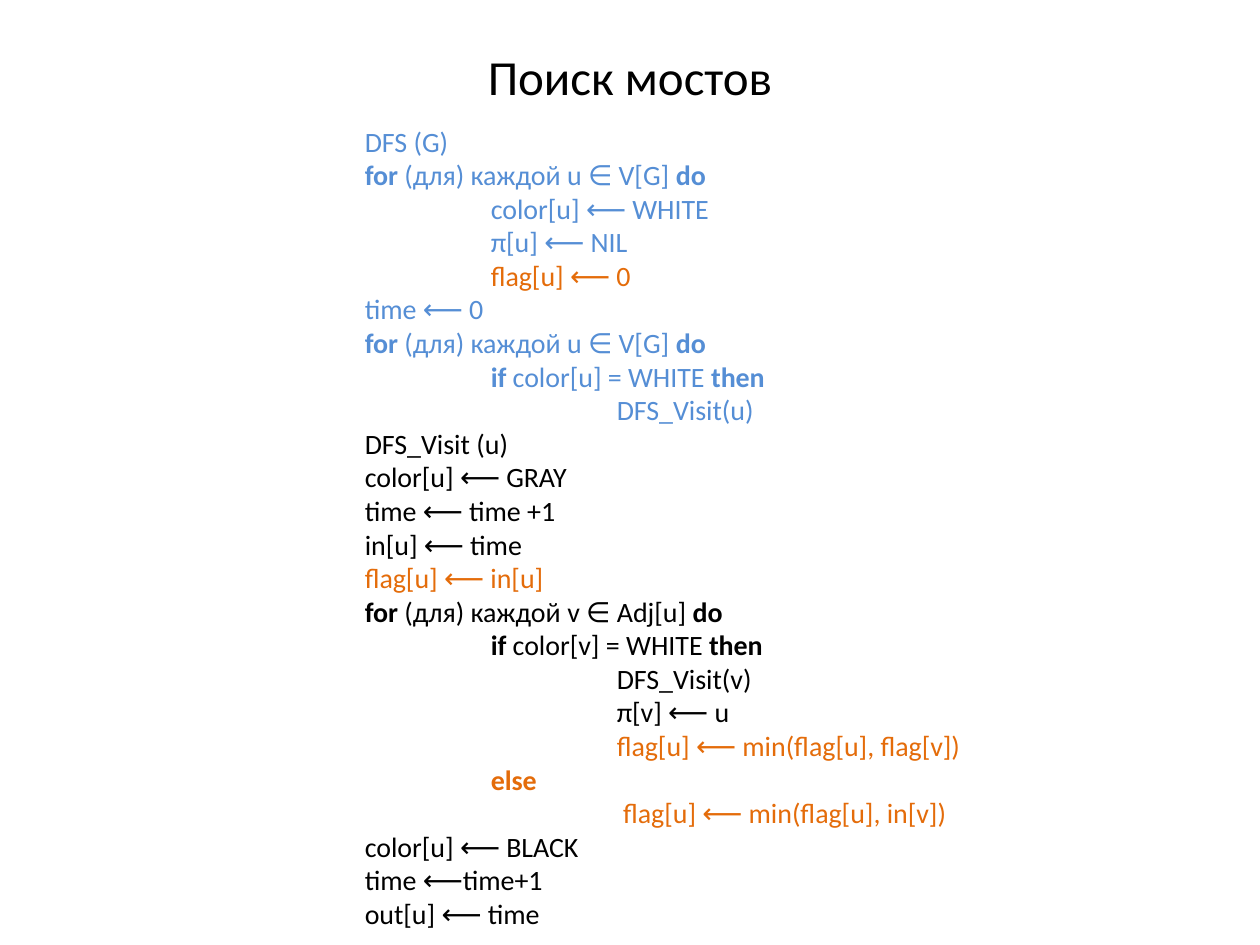
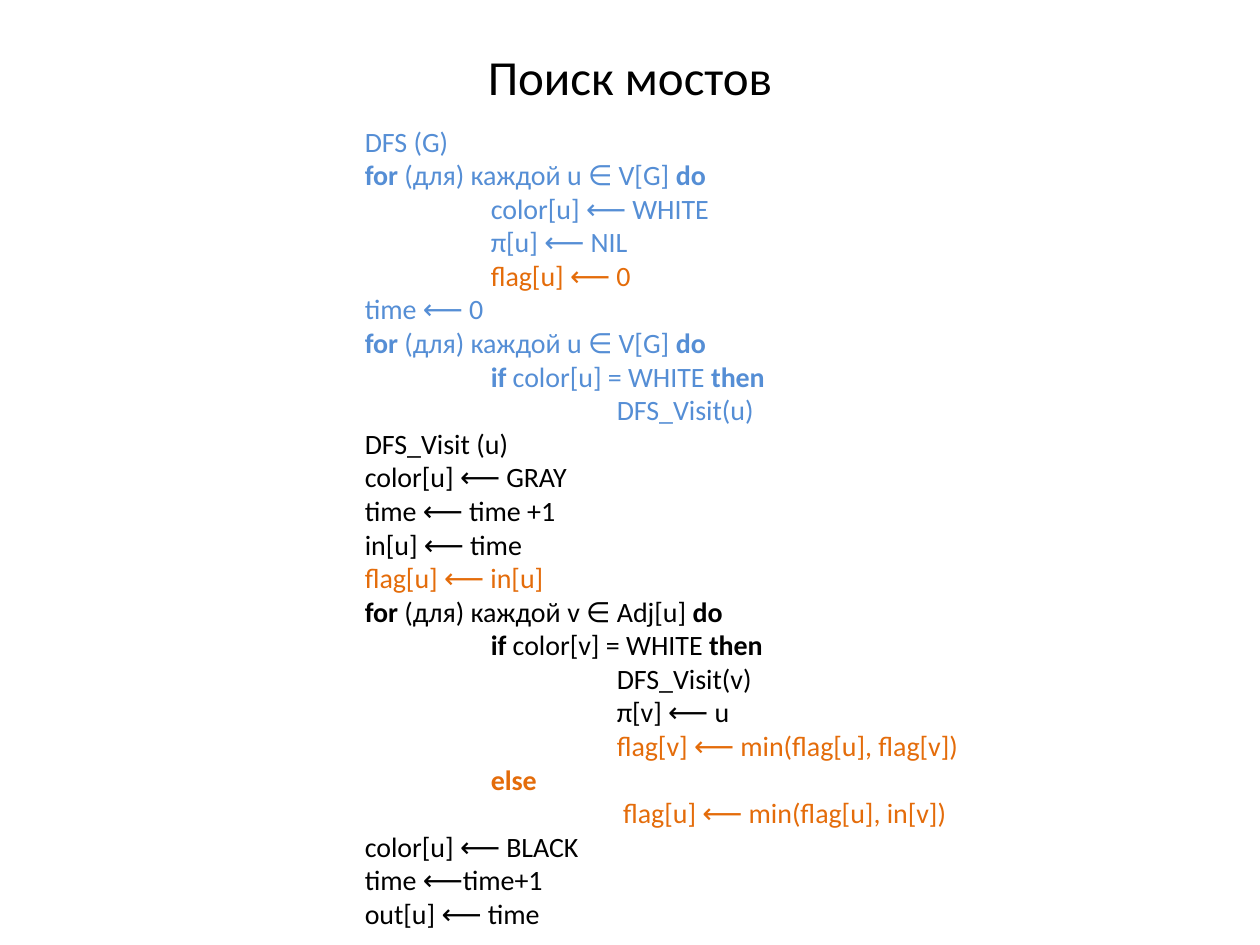
Before and after one commit to SteinbergOB/ANG, a slide deck: slide 71 of Презентации/Лекция 2.pptx. Drawn at 1260x945 pixels with LibreOffice and Linux fonts; fonts in the diff are those of the drawing. Boxes give left, top, right and bottom in pixels: in the first picture for what was removed or moved away, otherwise in the second. Text is boxed around its words. In the diff, an @@ line names an element or a change of style, - is before the commit and + after.

```diff
--- a/Презентации/Лекция 2.pptx
+++ b/Презентации/Лекция 2.pptx
@@ title at [365, 132, 957, 928]: text changed @@
-DFS (G)
-for (для) каждой u ∈ V[G] do
-color[u] ⟵ WHITE
-π[u] ⟵ NIL
-flag[u] ⟵ 0
-time ⟵ 0
-for (для) каждой u ∈ V[G] do
-if color[u] = WHITE then
-DFS_Visit(u)
-DFS_Visit (u)
-color[u] ⟵ GRAY
-time ⟵ time +1
-in[u] ⟵ time
-flag[u] ⟵ in[u]
-for (для) каждой v ∈ Adj[u] do
-if color[v] = WHITE then
-DFS_Visit(v)
-π[v] ⟵ u
-flag[u] ⟵ min(flag[u], flag[v])
-else
-flag[u] ⟵ min(flag[u], in[v])
-color[u] ⟵ BLACK
-time ⟵time+1
-out[u] ⟵ time
+DFS (G)
+for (для) каждой u ∈ V[G] do
+color[u] ⟵ WHITE
+π[u] ⟵ NIL
+flag[u] ⟵ 0
+time ⟵ 0
+for (для) каждой u ∈ V[G] do
+if color[u] = WHITE then
+DFS_Visit(u)
+DFS_Visit (u)
+color[u] ⟵ GRAY
+time ⟵ time +1
+in[u] ⟵ time
+flag[u] ⟵ in[u]
+for (для) каждой v ∈ Adj[u] do
+if color[v] = WHITE then
+DFS_Visit(v)
+π[v] ⟵ u
+flag[v] ⟵ min(flag[u], flag[v])
+else
+flag[u] ⟵ min(flag[u], in[v])
+color[u] ⟵ BLACK
+time ⟵time+1
+out[u] ⟵ time
```
Also in this commit, not shown: 35 other slides changed, 7 slides added, 1 slide removed, 2 other files.
